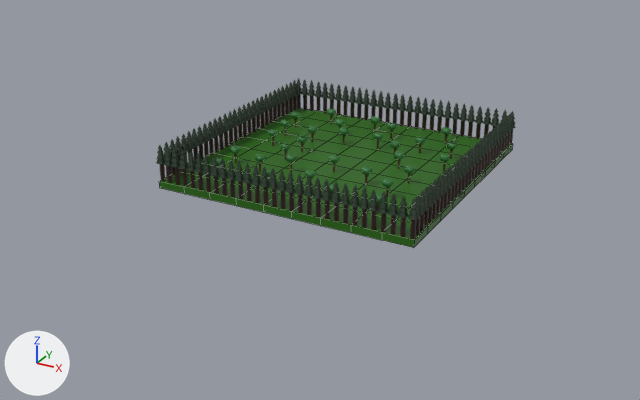
Renders of the FBX model Assets/liten scene.fbx from each side of a commit.
Camera for both pictures: a 50 mm lens placed at (26.5, -51.9, 22.8), pointed at (-0.9, -2.1, -2.1). The axes (+X, +Y, +Z) are drawn at lower left. The lights are the same throughout. Mesh edges are drawn as thin lines on the coarser meshes. Where no turn or scale is listed for an object, it has been applied to the vertices.

The scene before the commit, as lines of its bpy script (objects in view):
```python
me_cone_120 = bpy.data.meshes.new('Cone.120')
me_cone_120.from_pydata(...)  # 15312 vertices, 15312 faces; spans x -17.8..0.9, y -18.4..0.3, z -1.1..0.1
me_cone_120.materials.append(mat_material_004)  # dark green #122e15
me_cube = bpy.data.meshes.new('Cube')
me_cube.from_pydata(...)  # 200 vertices, 198 faces; spans x -9.2..9.2, y -9.2..9.2, z -0.2..0.2
me_cube.materials.append(mat_material)  # dark green #246600
me_cylinder_006 = bpy.data.meshes.new('Cylinder.006')
me_cylinder_006.from_pydata(...)  # 7424 vertices, 3944 faces; spans x -0.2..18.2, y -0.2..18.2, z -0.2..1.2
me_cylinder_006.materials.append(mat_material_005)  # black #2a170e
ob_cone_116 = bpy.data.objects.new('Cone.116', me_cone_120)
ob_cone_116.location = (8.46, 9.02, 2.67)
ob_cube = bpy.data.objects.new('Cube', me_cube)
ob_cube.location = (0.0, 0.0, 0.0)
ob_cylinder_002 = bpy.data.objects.new('Cylinder.002', me_cylinder_006)
ob_cylinder_002.location = (-9.01, -8.98, 0.45)
# also in view: 'träds.030' at (0.0, 0.1, 0.8)
```
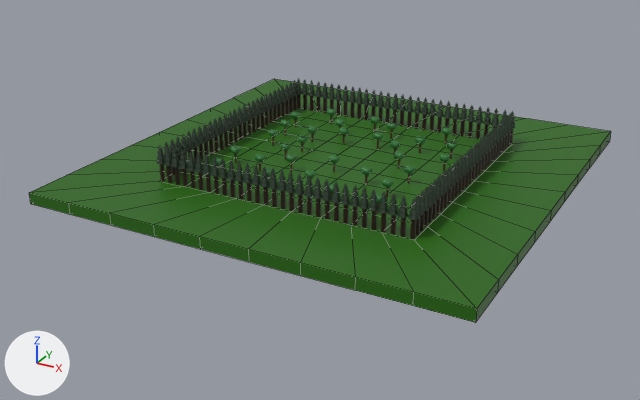
Commit message: updaterade kartan lite

Where the change shows, as pixel boxes [x1, y1, x2, y2] in the pictures (640 x 400 px):
'Cube', reshaped (64% wider, 74% taller)
    before: [159, 108, 513, 248]
    after: [29, 79, 611, 323]
part 1 of me_cube, built on
    before: [159, 144, 513, 248]
    after: [29, 79, 611, 323]

The change, as a diff of the scene's bpy script:
```diff
--- a/Assets/liten scene.fbx.py
+++ b/Assets/liten scene.fbx.py
@@ me_cube @@
 # used by ob_cube; location = (0.0, 0.0, 0.0)
-me_cube.from_pydata(...)  # 200 vertices, 198 faces; spans x -9.2..9.2, y -9.2..9.2, z -0.2..0.2
+me_cube.from_pydata(...)  # 272 vertices, 270 faces; spans x -15.0..15.0, y -15.0..15.0, z -0.4..0.4
+# me_cube part 1
+# 36 faces are deleted
+# 36 vertices are added at x -15.0..15.0, y -15.0..15.0, z -0.4
+# 36 new vertices lie (0.0, 0.0, 0.8) away from vertices in x -15.0..15.0, y -15.0..15.0, z -0.4
+# 108 new faces join them
 me_cube.materials.append(mat_material)
```
